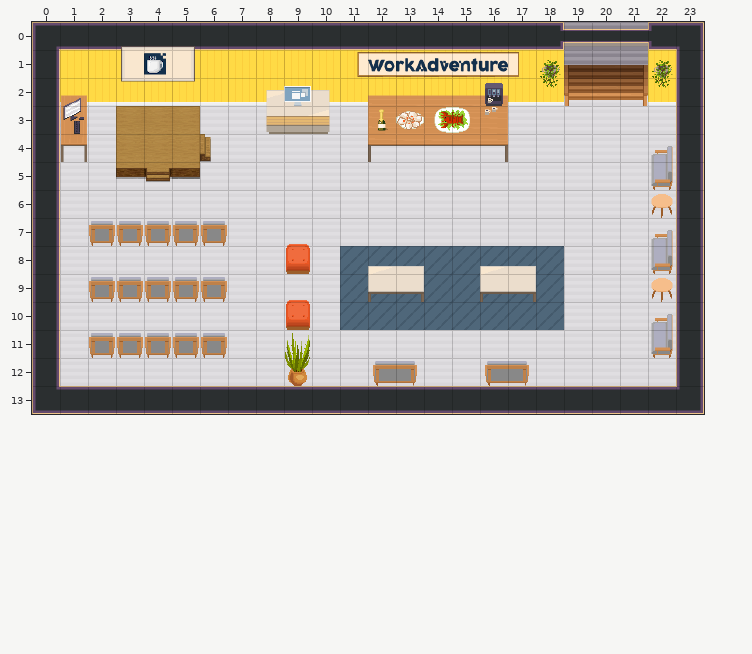
Tiled map (JSON), stored at conference.tmj. This is how it looked before the edit.
Cells are 32x32 px. Shown: x 0..23, y 0..13.
The result:
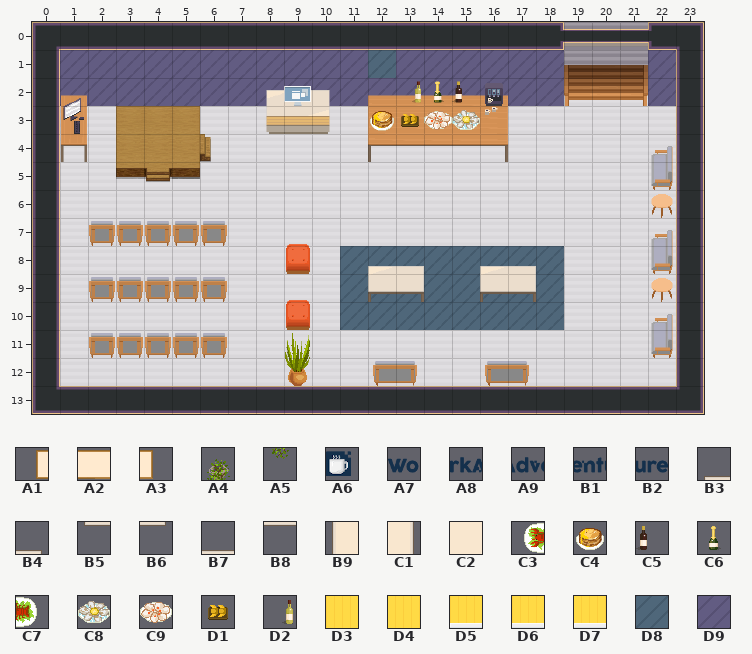
Key: from "WA_Decoration": A1 49, A2 50, A3 51, A4 77, A5 89; from "WA_Logo_Long": A6 0, A7 1, A8 2, A9 3, B1 4, B2 5; from "WA_Miscellaneous": B3 33, B4 33 flipped left-right, B5 33 flipped up-down, B6 33 turned 180, B7 34, B8 34 flipped up-down, B9 43, C1 43 flipped left-right, C2 44, C3 90 turned 270, C4 93, C5 95 flipped left-right, C6 96, C7 100 turned 270, C8 101, C9 102, D1 104, D2 105 flipped left-right; from "WA_Room_Builder": D3 200, D4 201 flipped left-right, D5 225, D6 226, D7 226 flipped left-right, D8 360, D9 385.
__ is an empty cell, ## one hidden under a higher layer, .. an unchanged one.
Changes in this commit:
--- layer "walls/walls1"
@@ x 1..22 @@
- 1 D3 D3 D3 ## D3 D3 D3 D3 D3 D3 D3 D3 D3 D3 D3 D3 D3 D3 .. .. .. D4
- 2 D5 D5 D5 D5 D5 D5 D5 D5 D5 D5 D5 D5 D5 D5 D5 D5 D5 D6 .. .. .. D7
+ 1 D9 D9 D9 D9 D9 D9 D9 D9 D9 D9 D9 D8 D9 D9 D9 D9 D9 D9 .. .. .. D9
+ 2 D9 D9 D9 D9 D9 D9 D9 D9 D9 D9 D9 D9 D9 D9 D9 D9 D9 D9 .. .. .. D9
--- layer "walls/walls2" (now hidden)
@@ x 3..22 @@
- 0 B3 B7 B4 .. .. .. .. .. .. .. .. .. .. .. .. .. .. .. .. ..
- 1 B9 C2 C1 .. .. .. .. .. A1 A2 A2 A2 A2 A2 A3 A4 .. .. .. A4
- 2 B5 B8 B6 .. .. .. .. .. .. .. .. .. .. .. .. A5 .. .. .. A5
+ 0 __ __ __ .. .. .. .. .. .. .. .. .. .. .. .. .. .. .. .. ..
+ 1 __ __ __ .. .. .. .. .. __ __ __ __ __ __ __ __ .. .. .. __
+ 2 __ __ __ .. .. .. .. .. .. .. .. .. .. .. .. __ .. .. .. __
--- layer "furniture/furniture1"
@@ x 4..16 @@
- 1 A6 .. .. .. .. .. .. .. A7 A8 A9 B1 B2
+ 1 __ .. .. .. .. .. .. .. __ __ __ __ __
--- layer "furniture/furniture3"
@@ x 12..15 @@
- 2 .. __ __ __
- 3 C6 C9 C3 C7
+ 2 .. D2 C6 C5
+ 3 C4 D1 C9 C8
Changed places in both pictures, as pixel boxes (x1, y1, x2, y2):
changed: (60, 46, 564, 133)
changed: (648, 50, 676, 106)
